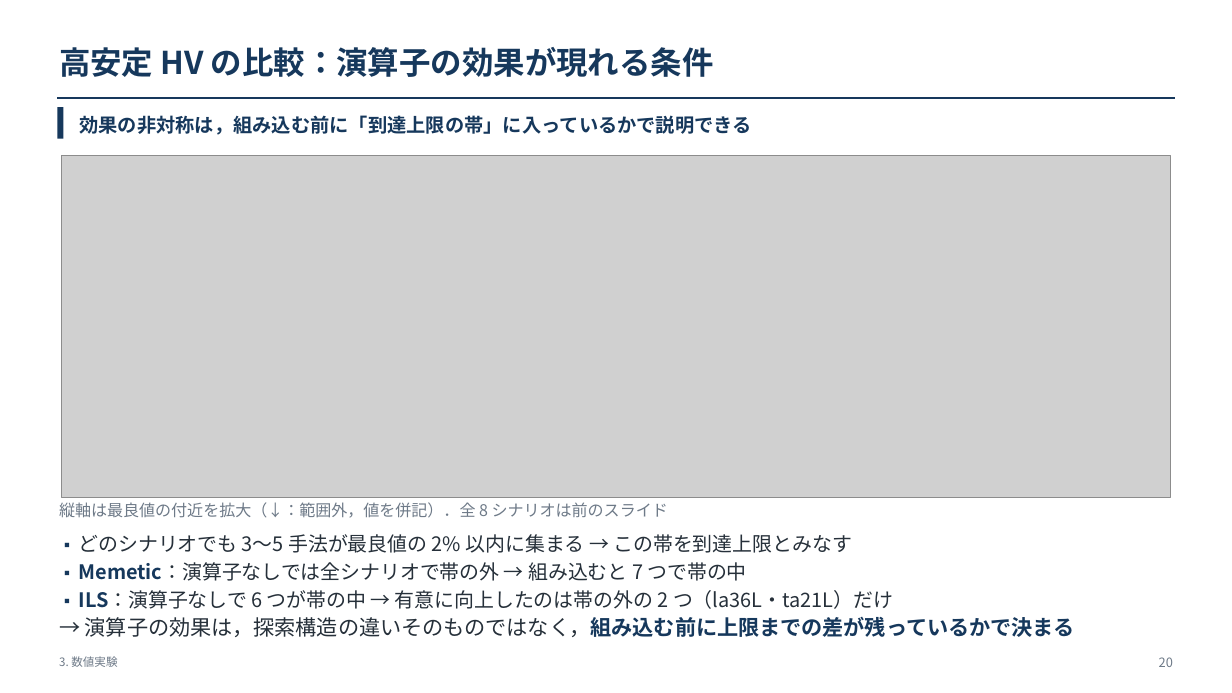
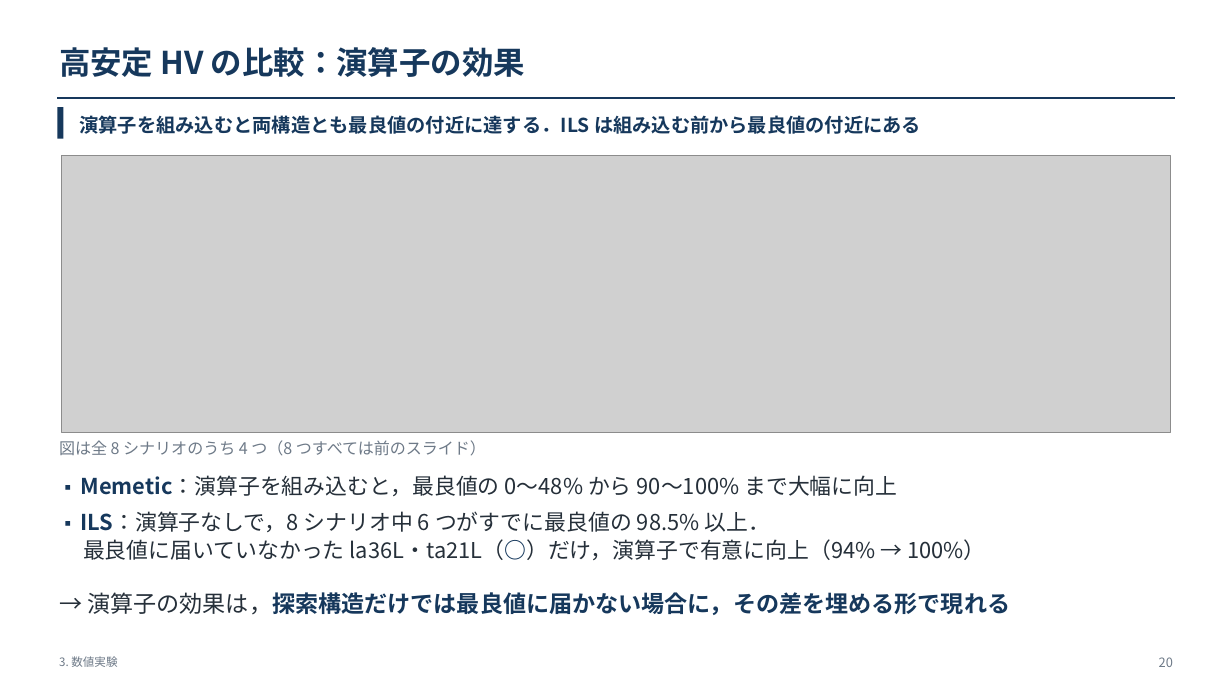
Before and after one commit to kitotakumi/stability_scheduling, a slide deck: slide 20 of doc/presentation_materials/JIMA2026fall_発表.pptx. Drawn at 1232x693 pixels with LibreOffice and Linux fonts; fonts in the diff are those of the drawing; grey boxes stand for pictures. Boxes give left, top, right and bottom in pixels: in the first picture for what was removed or moved away, otherwise in the second. Text is boxed around its words. In the diff, an @@ line names an element or a change of style, - is before the commit and + after.

```diff
--- a/doc/presentation_materials/JIMA2026fall_発表.pptx
+++ b/doc/presentation_materials/JIMA2026fall_発表.pptx
@@ text at [59,47,525,77]: text changed @@
-高安定 HV の比較：演算子の効果が現れる条件
+高安定 HV の比較：演算子の効果
@@ text at [79,115,921,134]: text changed @@
-効果の非対称は，組み込む前に「到達上限の帯」に入っているかで説明できる
+演算子を組み込むと両構造とも最良値の付近に達する．ILS は組み込む前から最良値の付近にある
@@ picture: place and size @@
-picture at [62,155,1171,497]
+picture at [62,155,1171,433]
@@ text at [59,440,486,456]: text changed @@
-縦軸は最良値の付近を拡大（↓：範囲外，値を併記）．全 8 シナリオは前のスライド
+図は全 8 シナリオのうち 4 つ（8 つすべては前のスライド）
@@ text at [80,475,985,560]: text changed; size 15.5 to 17 pt @@
-▪ どのシナリオでも 3〜5 手法が最良値の 2% 以内に集まる → この帯を到達上限とみなす
-▪ Memetic：演算子なしでは全シナリオで帯の外 → 組み込むと 7 つで帯の中
-▪ ILS：演算子なしで 6 つが帯の中 → 有意に向上したのは帯の外の 2 つ（la36L・ta21L）だけ
+▪ Memetic：演算子を組み込むと，最良値の 0〜48% から 90〜100% まで大幅に向上
+▪ ILS：演算子なしで，8 シナリオ中 6 つがすでに最良値の 98.5% 以上．
+最良値に届いていなかった la36L・ta21L（○）だけ，演算子で有意に向上（94% → 100%）
@@ text at [87,592,1010,615]: text changed; size 16.5 to 18 pt; text colour #26303A to #16385C; bold on @@
-→ 演算子の効果は，探索構造の違いそのものではなく，組み込む前に上限までの差が残っているかで決まる
+→ 演算子の効果は，探索構造だけでは最良値に届かない場合に，その差を埋める形で現れる
```
Also in this commit, not shown: 27 other slides changed, 3 slides added, 12 other files.
